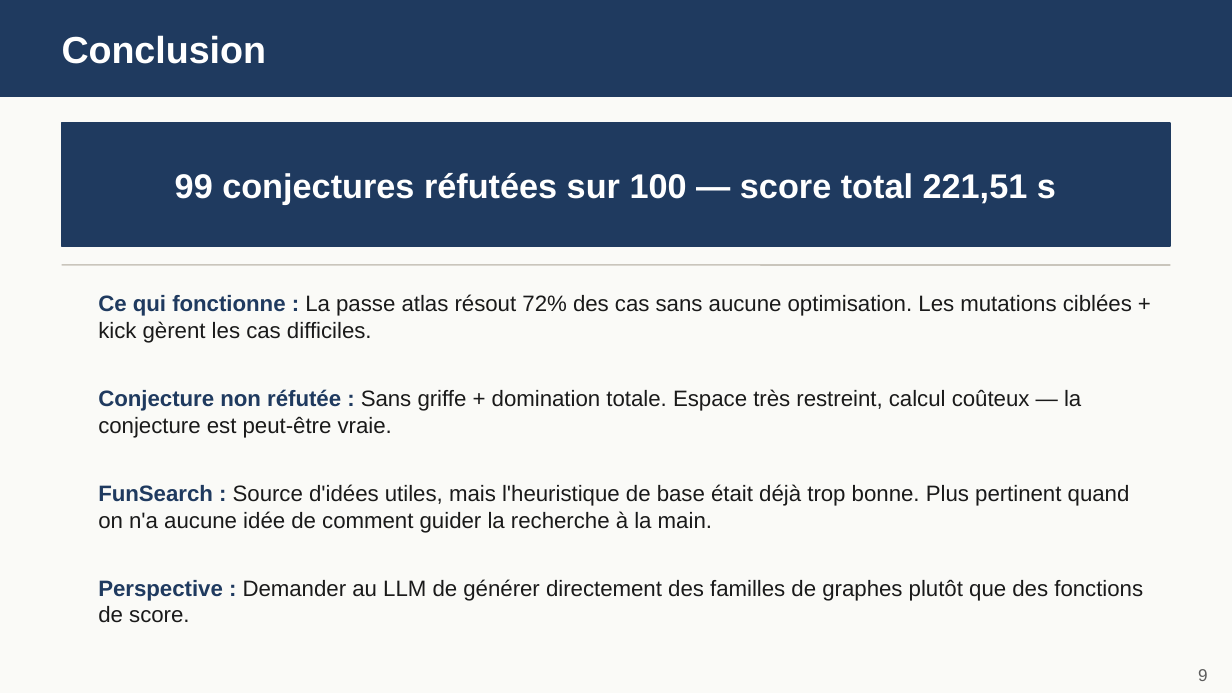
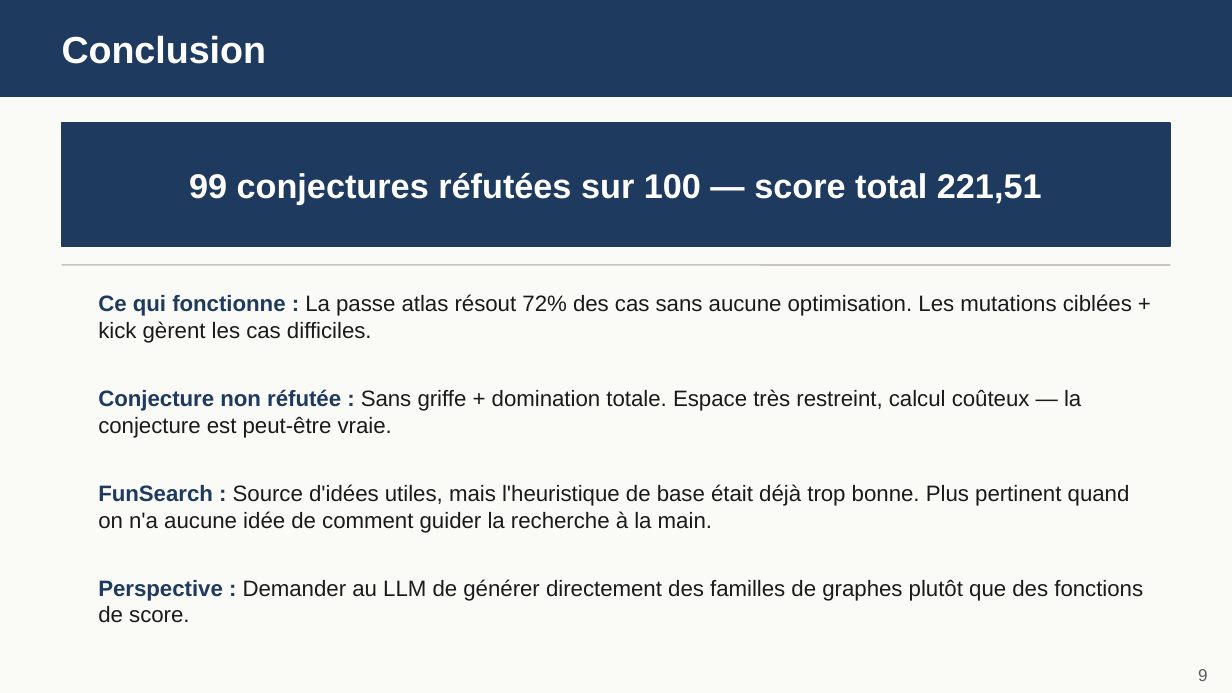
Before and after one commit to AlvesMartim/OC_Graph, a slide deck: slide 9 of PPT Rapport.pptx. Drawn at 1232x693 pixels with LibreOffice and Linux fonts; fonts in the diff are those of the drawing. Boxes give left, top, right and bottom in pixels: in the first picture for what was removed or moved away, otherwise in the second. Text is boxed around its words. In the diff, an @@ line names an element or a change of style, - is before the commit and + after.

```diff
--- a/PPT Rapport.pptx
+++ b/PPT Rapport.pptx
@@ text at <box>189,173,1042,204</box>: text changed @@
-99 conjectures réfutées sur 100 — score total 221,51 s
+99 conjectures réfutées sur 100 — score total 221,51
```
Also in this commit, not shown: 5 other slides changed, 1 slide added, 1 other file.
